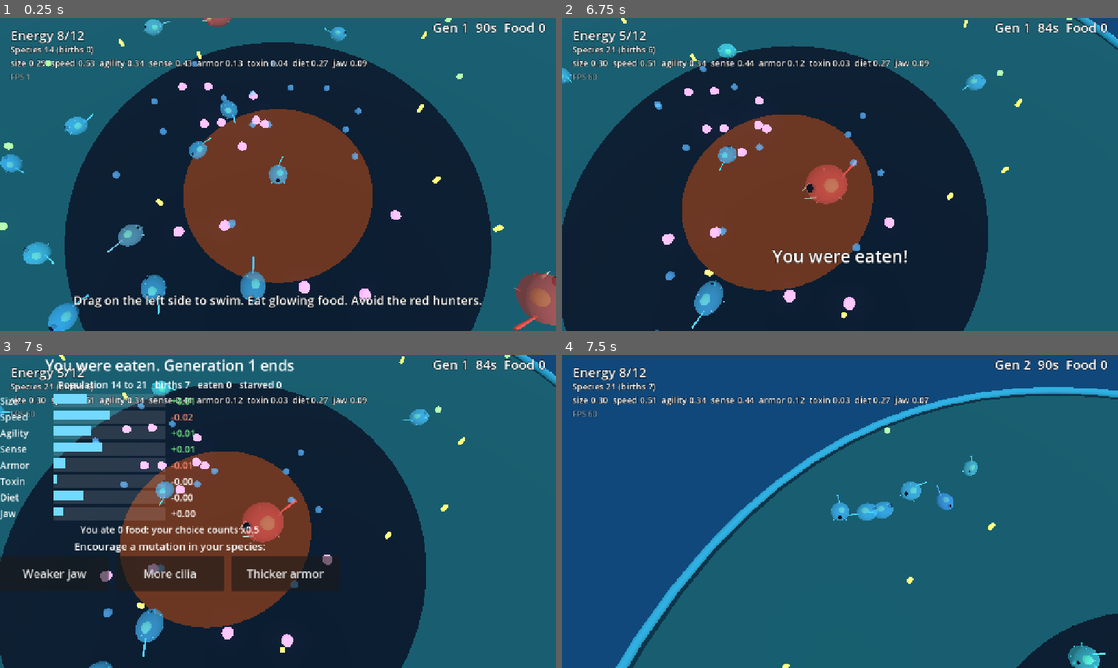
Above: before the commit, frames 1-4 (two rows, left to right).
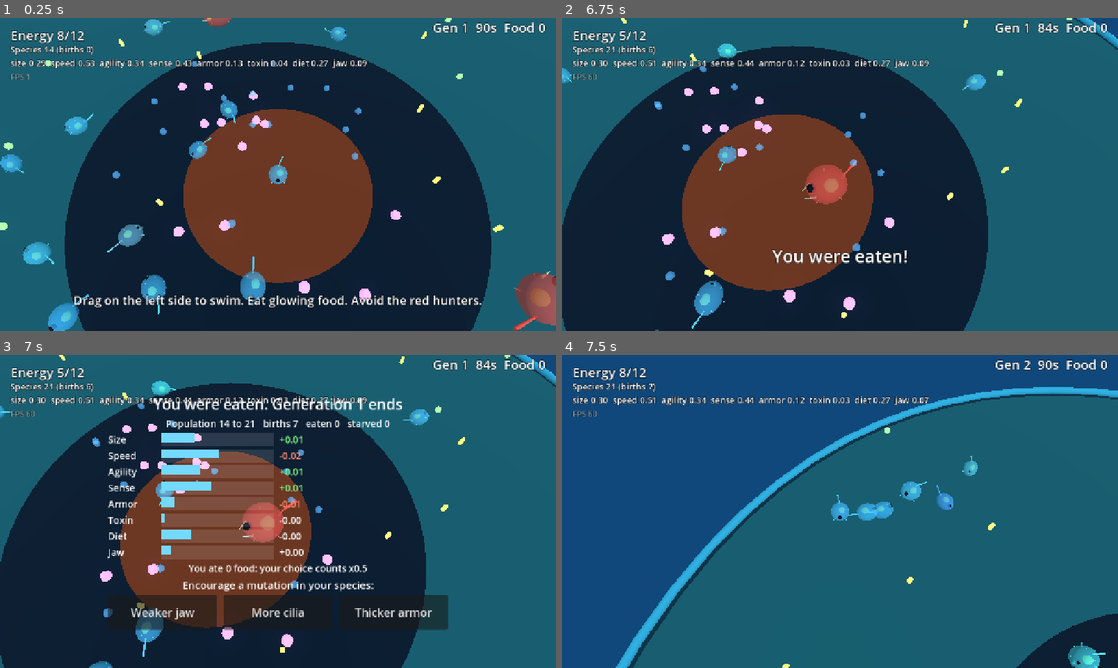
Above: after the commit, the same moments.

Repository: drag0nblad3/Sporelike-
Game: Godot game, scene res://scenes/main.tscn
Two runs of this game, one before a commit and one after it. Both use one fixed random seed, a clock stepped at 60 frames per second and the inputs below.
Inputs (mouse positions are in pixels of both pictures, inside the frame that each line leads up to):
- Up to frame 1 (0.25 s): no input
- Up to frame 2 (6.75 s): move the mouse to (962, 158) at 0.52 s; hold Right (ui_right) 0.53-1.25 s; click (962, 158) at 0.67 s; drag from (728, 190) to (812, 237) at 1.27 s; move the mouse to (895, 105) at 2.02 s; hold Right (ui_right) 2.03-2.75 s; drag from (812, 237) to (673, 127) at 2.77 s; move the mouse to (1006, 221) at 3.52 s; hold Left (ui_left) 3.53-4.25 s; drag from (673, 127) to (756, 96) at 4.27 s; move the mouse to (867, 174) at 5.02 s; hold Down (ui_down) 5.03-5.75 s; click (867, 174) at 5.17 s; drag from (756, 96) to (728, 190) at 5.77 s; move the mouse to (962, 158) at 6.52 s; hold Up (ui_up) from 6.53 s (still down)
- Up to frame 3 (7 s): keep holding Up (ui_up)
- Up to frame 4 (7.5 s): release Up (ui_up) at 7.25 s; click "Weaker jaw" at 7.25 s

Frames 1-2 are identical in both runs. In frame 3, 24% of the frame differs, in the area x 0-81%, y 1-88%; in frame 4, nothing differs.

Commit message:
Keep the population screen inside the visible screen
The screen's content could run off the edges on a phone, hiding the
mutation buttons. It now measures its content after layout and scales it
down to fit with a margin, re-fitting if the screen size changes.

Co-Authored-By: Claude Opus 5.5 <noreply@anthropic.com>
Claude-Session: https://claude.ai/code/session_01LRZhwzL1ScNEsSmFRd9Hjh

Diff:
--- a/scripts/ui/population_screen.gd
+++ b/scripts/ui/population_screen.gd
@@ -6,6 +6,7 @@
 signal chosen(choice: MutationChoice)
 
 const BAR_WIDTH := 260.0
+const MARGIN := 24.0
 const UP := Color(0.5, 1.0, 0.55)
 const DOWN := Color(1.0, 0.55, 0.45)
 
@@ -22,12 +23,10 @@
 	shade.set_anchors_preset(Control.PRESET_FULL_RECT)
 	add_child(shade)
 
-	var center := CenterContainer.new()
-	center.set_anchors_preset(Control.PRESET_FULL_RECT)
-	add_child(center)
 	_box = VBoxContainer.new()
 	_box.add_theme_constant_override("separation", 6)
-	center.add_child(_box)
+	add_child(_box)
+	get_viewport().size_changed.connect(_fit)
 
 
 func open(stats: GenerationStats, choices: Array[MutationChoice]) -> void:
@@ -63,6 +62,26 @@
 		button.pressed.connect(func() -> void: _pick(c))
 		row.add_child(button)
 	visible = true
+	# Wait one frame for the layout to settle, then shrink it onto the screen.
+	await get_tree().process_frame
+	_fit()
+
+
+## Scales the content down (never up) so all of it, buttons included, fits
+## inside the visible screen with a margin, and centers it.
+func _fit() -> void:
+	if not visible:
+		return
+	var screen := get_viewport_rect().size
+	_box.reset_size()
+	var content := _box.get_combined_minimum_size()
+	if content.x <= 0.0 or content.y <= 0.0:
+		return
+	var fit_x := (screen.x - MARGIN * 2.0) / content.x
+	var fit_y := (screen.y - MARGIN * 2.0) / content.y
+	var s := minf(1.0, minf(fit_x, fit_y))
+	_box.scale = Vector2(s, s)
+	_box.position = (screen - content * s) / 2.0
 
 
 func _pick(choice: MutationChoice) -> void:
